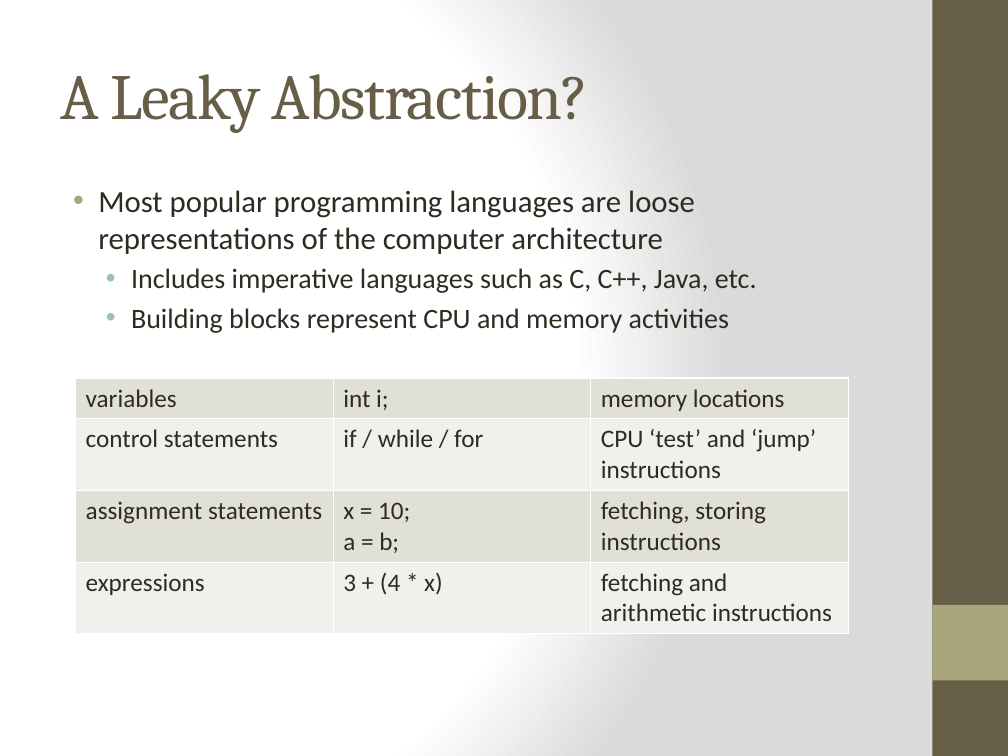
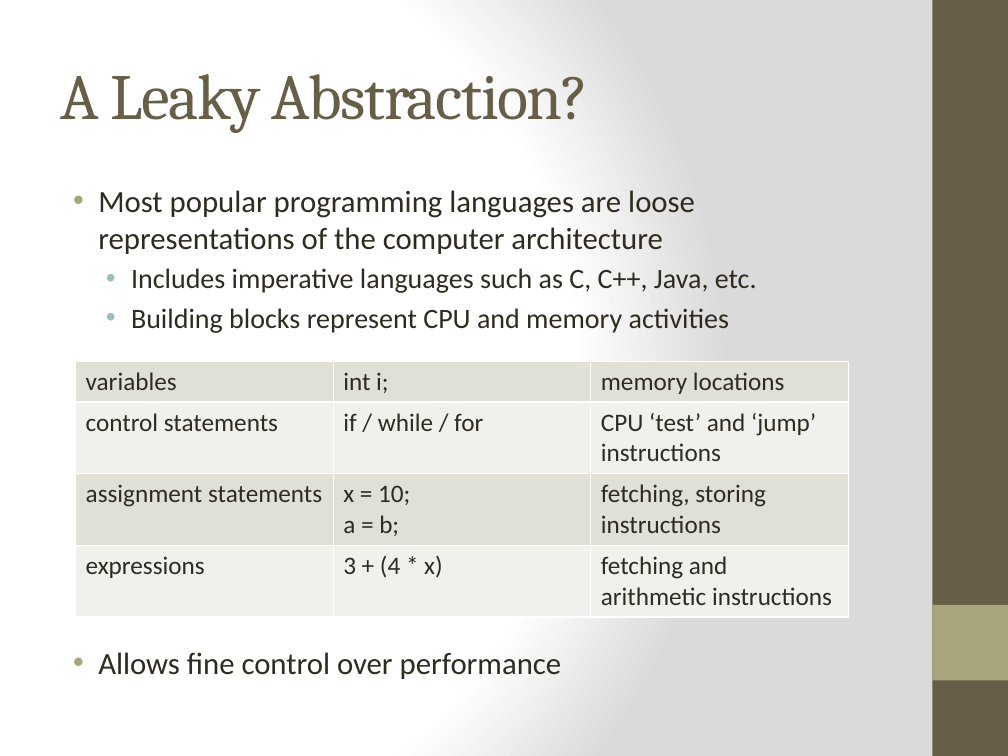
Before and after one commit to bjhartin/FoundationsOfFunctionalProgramming, a slide deck: slide 4 of FoundationsOfFunctionalProgramming.pptx. Drawn at 1008x756 pixels with LibreOffice and Linux fonts; fonts in the diff are those of the drawing. Boxes give left, top, right and bottom in pixels: in the first picture for what was removed or moved away, otherwise in the second. Text is boxed around its words. In the diff, an @@ line names an element or a change of style, - is before the commit and + after.

```diff
--- a/FoundationsOfFunctionalProgramming.pptx
+++ b/FoundationsOfFunctionalProgramming.pptx
@@ table: place and size @@
-table at box(76, 378, 850, 630)
+table at box(76, 361, 850, 613)
@@ text added at box(98, 652, 562, 679), 22 pt, text #2F2B20 @@
+• Allows fine control over performance
```
Also in this commit, not shown: 10 other slides changed, 1 slide added.
